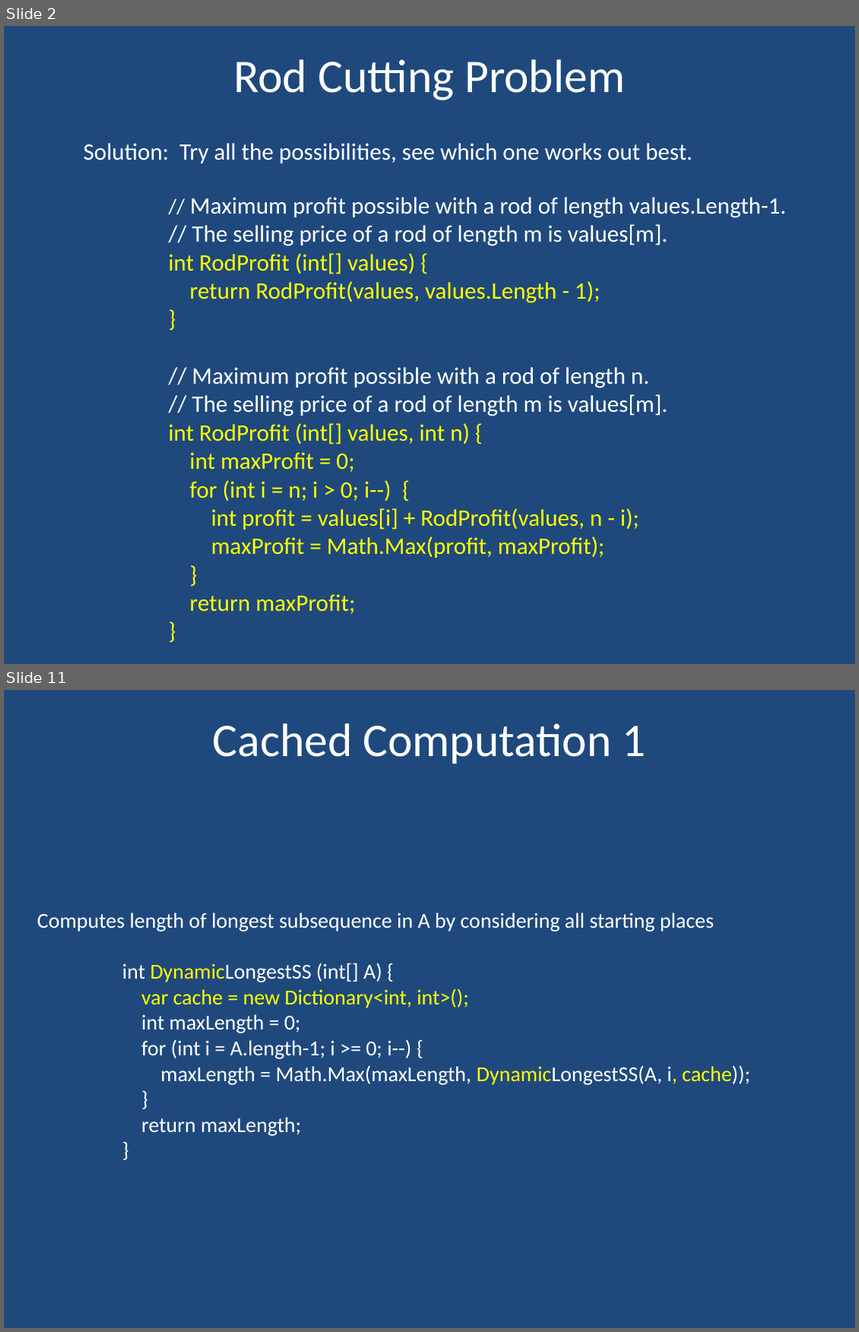
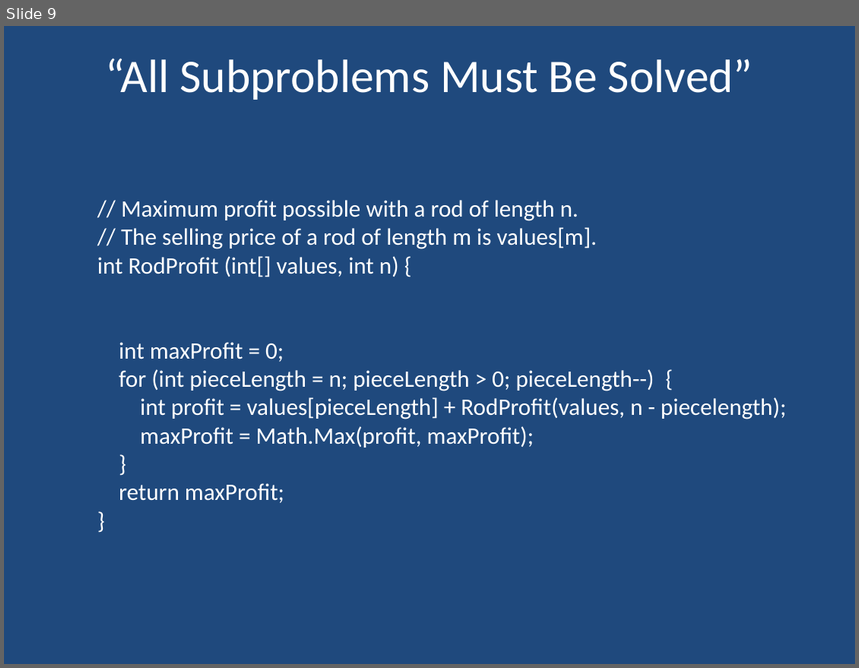
Before and after one commit to dustycodes/Algorithms-UofU, a slide deck: lectures/CS 4150 Dynamic Programming.pptx. Shown one above the other, each under a label of ours: slides 2 and 11 before the commit, slide 9 after it; the slides between them are not shown. The pictures are 859x1332 and 859x668 pixels, drawn with LibreOffice and Linux fonts; fonts in the diff are those of the drawing. Boxes give left, top, right and bottom in pixels: in the first picture for what was removed or moved away, otherwise in the second. Text is boxed around its words. In the diff, an @@ line names an element or a change of style, - is before the commit and + after.

```diff
--- a/lectures/CS 4150 Dynamic Programming.pptx
+++ b/lectures/CS 4150 Dynamic Programming.pptx
@@ slide 11 removed at [4,690,855,1328], background #1F497D @@
@@ title removed at [213,723,645,764] @@
-Cached Computation 1
@@ text removed at [37,913,750,1136] @@
-Computes length of longest subsequence in A by considering all starting places
-    int DynamicLongestSS (int[] A) {
-    var cache = new Dictionary<int, int>();
-    int maxLength = 0;
-    for (int i = A.length-1; i >= 0; i--) {
-    maxLength = Math.Max(maxLength, DynamicLongestSS(A, i, cache));
-    }
-    return maxLength;
-    }
@@ what was slide 2 is now slide 9 @@
@@ slide 9 changed as well @@
@@ title at [105,58,753,100]: text changed @@
-Rod Cutting Problem
+“All Subproblems Must Be Solved”
@@ text "// Maximum profit possible with ...": place and size @@
-text "// Maximum profit possible with ..." at [83,143,787,614]
+text "// Maximum profit possible with ..." at [97,200,786,503]
@@ text at [83,143,787,303]: paragraphs removed @@
-Solution: Try all the possibilities, see which one works out best.
-    // Maximum profit possible with a rod of length values.Length-1.
-    // The selling price of a rod of length m is values[m].
-    int RodProfit (int[] values) {
-    return RodProfit(values, values.Length - 1);
-    }
@@ text at [97,256,534,503]: text colour #FFFF00 to #FFFFFF in "int RodProfit (int[] values, int n) {", "int maxProfit = 0;", "maxProfit = Math.Max(profit, maxProfit);", "}" and 2 more places @@
@@ text at [119,370,786,420]: text changed; text colour #FFFF00 to #FFFFFF @@
-    for (int i = n; i > 0; i--) {
-    int profit = values[i] + RodProfit(values, n - i);
+    for (int pieceLength = n; pieceLength > 0; pieceLength--) {
+    int profit = values[pieceLength] + RodProfit(values, n - piecelength);
```
Also in this commit, not shown: 2 other slides changed, 12 slides added, 17 other slides removed, 12 other files.
